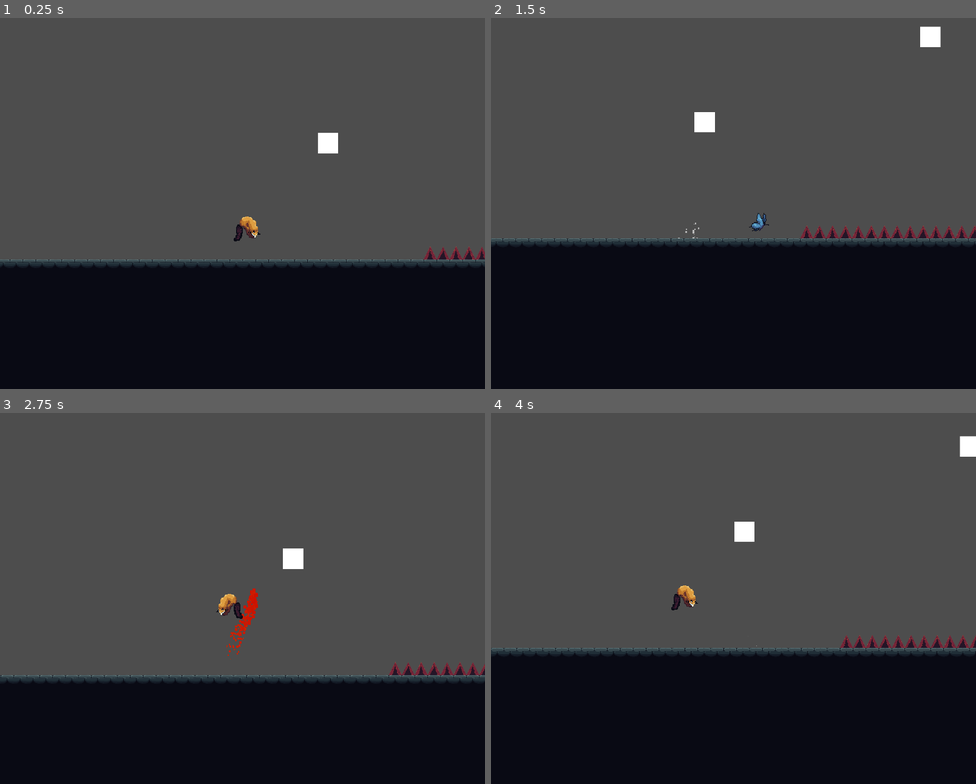
Above: before the commit, frames 1-4 (two rows, left to right).
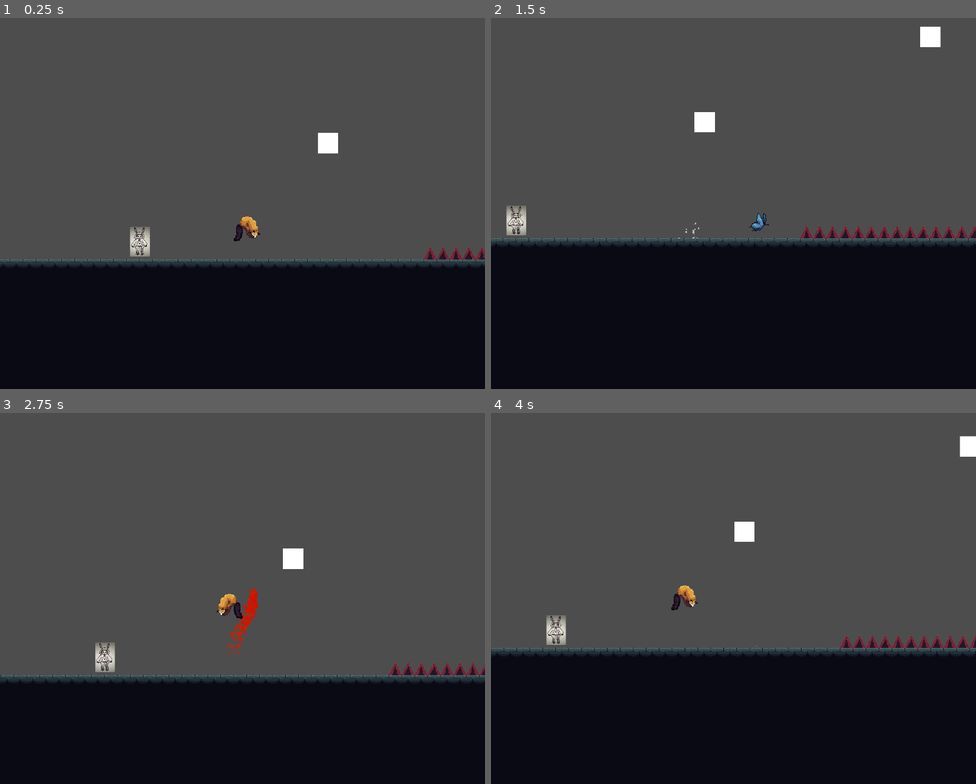
Above: after the commit, the same moments.

Repository: rcfisch/something_freaky
Game: Godot game, scene res://Levels/Testing/testing.tscn
Two runs of this game, one before a commit and one after it. Both use one fixed random seed, a clock stepped at 60 frames per second and the inputs below. This scene is started directly instead of the project's main scene.
Inputs (mouse positions are in pixels of both pictures, inside the frame that each line leads up to):
- Up to frame 1 (0.25 s): no input
- Up to frame 2 (1.5 s): tap Enter at 0.5 s; move the mouse to (840, 166) at 0.52 s; hold 1 (1) 0.53-1.28 s; hold D (right) from 0.53 s (still down); tap Space (jump) at 0.77, 1.07 s; tap 2 (2) at 0.8, 1.35 s; move the mouse to (636, 207) at 1.27 s
- Up to frame 3 (2.75 s): tap Space (jump) at 1.52, 1.82 s; click (145, 602) at 1.55 s; move the mouse to (291, 494) at 2.02 s; release D (right) at 2.03 s; press the mouse at (291, 494) at 2.03 s; hold A (left) from 2.03 s (still down); tap Q (dash) at 2.3 s
- Up to frame 4 (4 s): move the mouse to (709, 661) at 2.77 s; release A (left) at 2.78 s; release the mouse at (709, 661) at 2.78 s; hold D (right) from 2.78 s (still down); tap Q (dash) at 2.85 s; tap Space (jump) at 3.02, 3.05, 3.32 s; move the mouse to (879, 643) at 3.52 s; hold Space (jump) from 3.53 s (still down); tap 1 (1) at 3.8 s

The runs differ from the first frame. In frame 1, 0.3% of the frame differs, in the area x 26-31%, y 56-65%; in frame 2, 0.3%, in the area x 3-8%, y 50-59%; in frame 3, 0.3%; in frame 4, 0.3%.

Commit message:
implemented attacks damaging enemies, temporarily disabled on_alert() to fix crash

Diff:
--- a/Entities/Attack/attack.gd
+++ b/Entities/Attack/attack.gd
@@ -1,7 +1,7 @@
 extends Area2D
 class_name attack
 var attack_frames : int = 20
-var damage : int = 0
+var attack_damage : int = 0
 var size : float = 20
 var frames_remaining : int = 0
 var is_player : bool = false
@@ -19,6 +19,7 @@
 		$AttackHitbox.scale = Vector2.ZERO
 
 func attack(direction : Vector2 = Vector2(1,0), scale_x : float = 1,  scale_y : float = 1, damage : int = 0, time : int = 20, attack_from_player : bool = false) -> bool:
+	attack_damage = damage
 	$Sprite.frame = 0
 	$Sprite.play("default")
 	attack_frames = time
@@ -42,7 +43,10 @@
 	self.scale = Vector2.ZERO
 	if is_player: player.attacking = false
 
-func attack_connected():
+func attack_connected(body : Node2D):
+	if body is entity:
+		if body.is_damageable:
+			body.change_health(attack_damage)
 	$ConnectParticles.emitting = true
 	$ConnectParticles2.emitting = true
 	did_connect = true
--- a/Entities/Enemies/enemy.gd
+++ b/Entities/Enemies/enemy.gd
@@ -18,6 +18,9 @@
 @export var alert_rays : Array[RayCast2D]
 
 @onready var awareness_state : awareness = starting_awareness
+
+func _ready() -> void:
+	globals.current_room.enemies.append(self)
 
 func _process(delta):
 	match awareness_state:
@@ -44,6 +47,7 @@
 				on_alert()
 
 func on_alert(alert_others:bool = true)->void:
+	return
 	awareness_state = awareness.attacking
 	print("player seen by enemy " + code)
 	if alert_others == false:
--- a/Entities/Player/camera.gd
+++ b/Entities/Player/camera.gd
@@ -10,6 +10,9 @@
 var looking_down : bool = true
 var frames_to_look_down : int = 40
 var down_frames_held : int = 0
+
+var look_ahead_offset = 400
+
 
 func _ready():
 	rng.randomize()
@@ -26,13 +29,15 @@
 	else:
 		offset = Vector2.ZERO
 func _physics_process(delta: float) -> void:
-	if Input.is_action_pressed("down"):
+	#position.x = lerp(position.x, (look_ahead_offset * Input.get_axis("left", "right")), 0.5)
+
+	if Input.is_action_pressed("down") and globals.player_is_on_floor:
 		down_frames_held += 1
 		if down_frames_held > frames_to_look_down:
 			look_down()
 	else:
 		down_frames_held = 0
-		reset_camera()
+		reset_camera("y")
 
 func start_shake(strength := 1.0, decay := 0.85, max_offset := 8.0):
 	shake_strength = strength
@@ -48,6 +53,9 @@
 	looking_down = true
 	position.y = lerp(position.y, look_down_offset, 0.1)
 
-func reset_camera():
-	looking_down = false
-	position.y = lerp(position.y, vertical_offset, 0.2)
+func reset_camera(axis : String = "y", lerp_speed : float = 0.2):
+	if axis == "y":
+		looking_down = false
+		position.y = lerp(position.y, vertical_offset, lerp_speed)
+	if axis == "x":
+		position.x = lerp(position.x, 0, lerp_speed)
--- a/Entities/Player/player.gd
+++ b/Entities/Player/player.gd
@@ -39,6 +39,7 @@
 
 # Attack
 @export_category("Attack")
+@export var attack_damage : int = 1
 @export var attack_knockback_velocity : float = 1000
 @export var attack_knockback_bump : float = 1000
 @export var pogo_velocity : float = 2000
@@ -156,7 +157,7 @@
 	#speed_boost() # manually add velocity in direction (debug/testing)
 	handle_afterimage() # handle teleport-style afterimage system
 	move_and_slide() # apply calculated velocity
-	globals.player_pos = position
+	update_globals()
 func animate():
 	if movement_enabled:
 		current_sprite.scale.x = facing.x * current_sprite.scale.y # flip sprite based on facing
@@ -359,7 +360,7 @@
 	if round(attack_direction.normalized()).y == 1 and !is_on_floor():
 		attack_direction = Vector2(0,1)
 	if abs(attack_direction.x) == 1: attack_direction.y = 0
-	$Attack.attack(attack_direction,1,1,0,20, true)
+	$Attack.attack(attack_direction,1,1,attack_damage,20, true)
 func _attack_connected(body):
 		if $Attack.did_connect:
 			return
@@ -369,7 +370,7 @@
 		double_jump_used = false
 		is_being_knocked_back = true
 		attack_stagger_time = attack_stagger_frames
-		$Attack.attack_connected()
+		$Attack.attack_connected(body)
 		print("Attack connected with: ", body.name)
 		#velocity -= attack_direction.normalized() * Vector2(attack_knockback_velocity,attack_knockback_velocity)
 		if attack_direction.y > 0:
@@ -399,3 +400,7 @@
 		current_form = new_form
 func _on_hurt_box_body_entered(body: Node2D) -> void:
 	trigger_death()
+
+func update_globals():
+	globals.player_pos = position
+	globals.player_is_on_floor = is_on_floor()
--- a/Levels/Testing/testing.tscn
+++ b/Levels/Testing/testing.tscn
@@ -1,9 +1,10 @@
-[gd_scene load_steps=5 format=4 uid="uid://dbjgtewscvhve"]
+[gd_scene load_steps=6 format=4 uid="uid://dbjgtewscvhve"]
 
 [ext_resource type="PackedScene" uid="uid://c3b38gj488e8g" path="res://Entities/Player/player.tscn" id="1_sf0vi"]
 [ext_resource type="PackedScene" uid="uid://bnqigxa78jeej" path="res://Levels/Testing/test_tile_map_layer.tscn" id="2_hxbe0"]
 [ext_resource type="PackedScene" uid="uid://btwigstmwg41m" path="res://Entities/Testing/hittable_block.tscn" id="3_hxbe0"]
 [ext_resource type="PackedScene" uid="uid://vksp74u88hl5" path="res://Entities/Testing/spikes.tscn" id="4_w0x3l"]
+[ext_resource type="PackedScene" path="res://Entities/Enemies/enemy_base.tscn" id="5_u4iir"]
 
 [node name="Testing" type="Node2D"]
 
@@ -24,3 +25,6 @@
 
 [node name="TileMapLayer2" parent="." instance=ExtResource("4_w0x3l")]
 tile_map_data = PackedByteArray("AAAHAP//AQAAAAAAAAAIAP//AQAAAAAAAAAJAP//AQAAAAAAAAAKAP//AQAAAAAAAAALAP//AQAAAAAAAAAMAP//AQAAAAAAAAANAP//AQAAAAAAAAAOAP//AQAAAAAAAAA=")
+
+[node name="EnemyBase" parent="." instance=ExtResource("5_u4iir")]
+position = Vector2(-1018, -176)
--- a/Levels/globals.gd
+++ b/Levels/globals.gd
@@ -3,11 +3,12 @@
 
 static var game_paused : bool = false
 
+static var player_is_on_floor : bool
 static var player_pos : Vector2
 static var player_id : RID
 static var respawn_pos : Vector2
 
-static var current_room : room
+static var current_room : room = room.new()
 
 
 class room:
